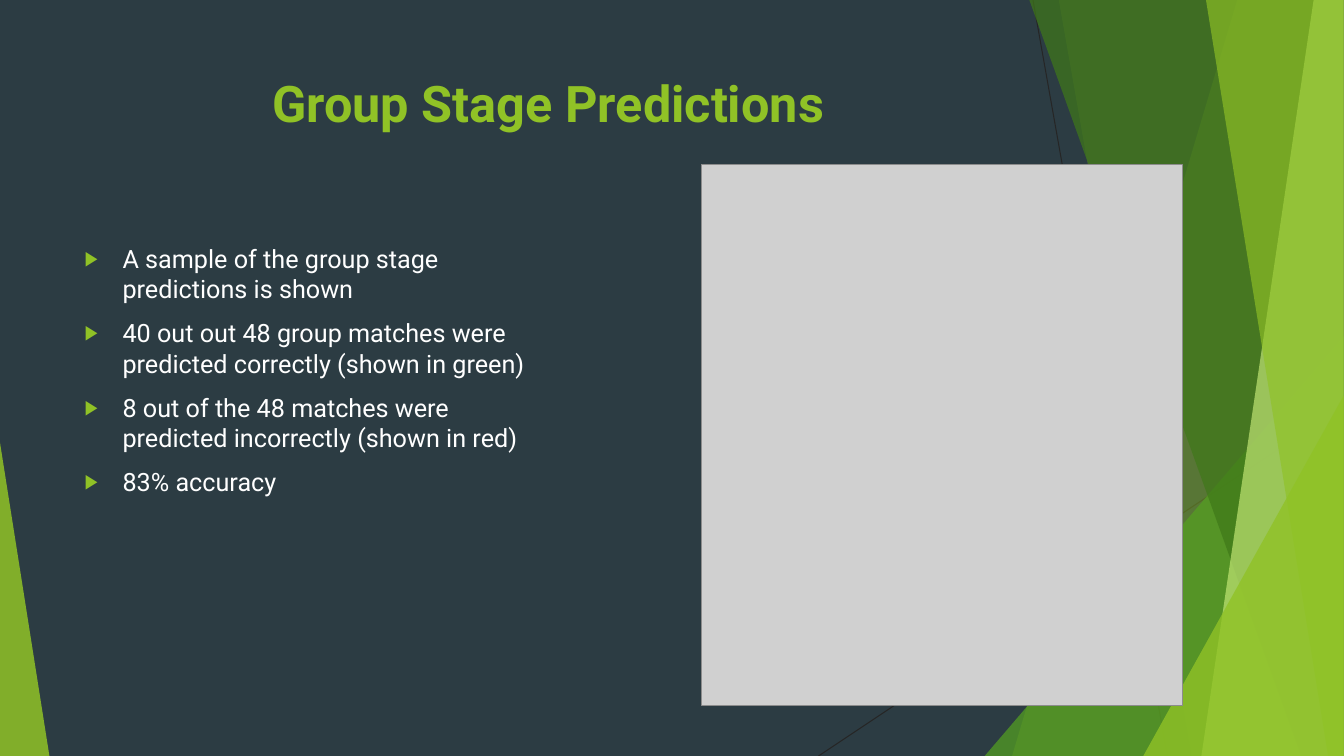
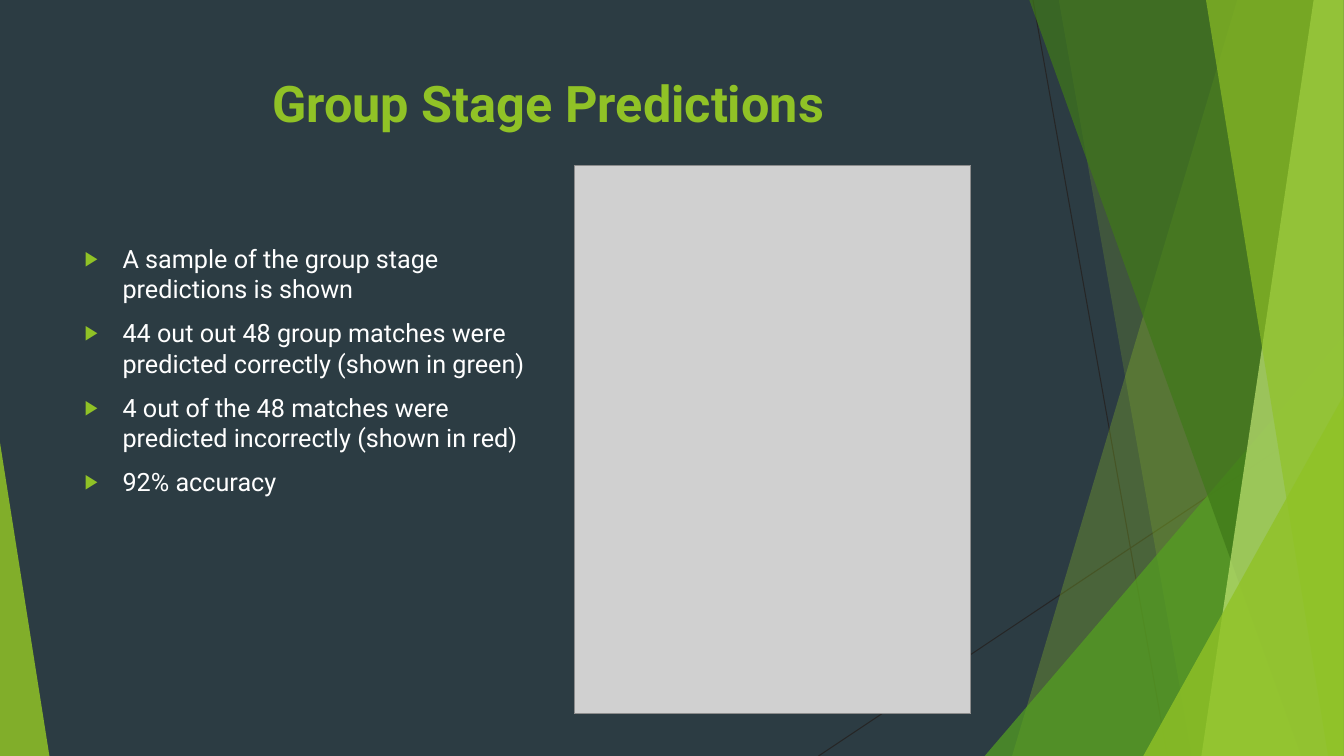
Before and after one commit to v1jaynarayanan/fifaworldcup2018, a slide deck: slide 18 of CrystalBallerz-WorldCup2018-Report.pptx. Drawn at 1344x756 pixels with LibreOffice and Linux fonts; fonts in the diff are those of the drawing; grey boxes stand for pictures; background and template pictures are left out. Boxes give left, top, right and bottom in pixels: in the first picture for what was removed or moved away, otherwise in the second. Text is boxed around its words. In the diff, an @@ line names an element or a change of style, - is before the commit and + after.

```diff
--- a/CrystalBallerz-WorldCup2018-Report.pptx
+++ b/CrystalBallerz-WorldCup2018-Report.pptx
@@ picture added at box(575, 165, 972, 715) @@
@@ picture removed at box(702, 165, 1184, 706) @@
@@ text at box(123, 323, 524, 497): text changed @@
-▶ 40 out out 48 group matches were predicted correctly (shown in green)
-▶ 8 out of the 48 matches were predicted incorrectly (shown in red)
-▶ 83% accuracy
+▶ 44 out out 48 group matches were predicted correctly (shown in green)
+▶ 4 out of the 48 matches were predicted incorrectly (shown in red)
+▶ 92% accuracy
```
Also in this commit, not shown: 7 other slides changed, 2 other files.
